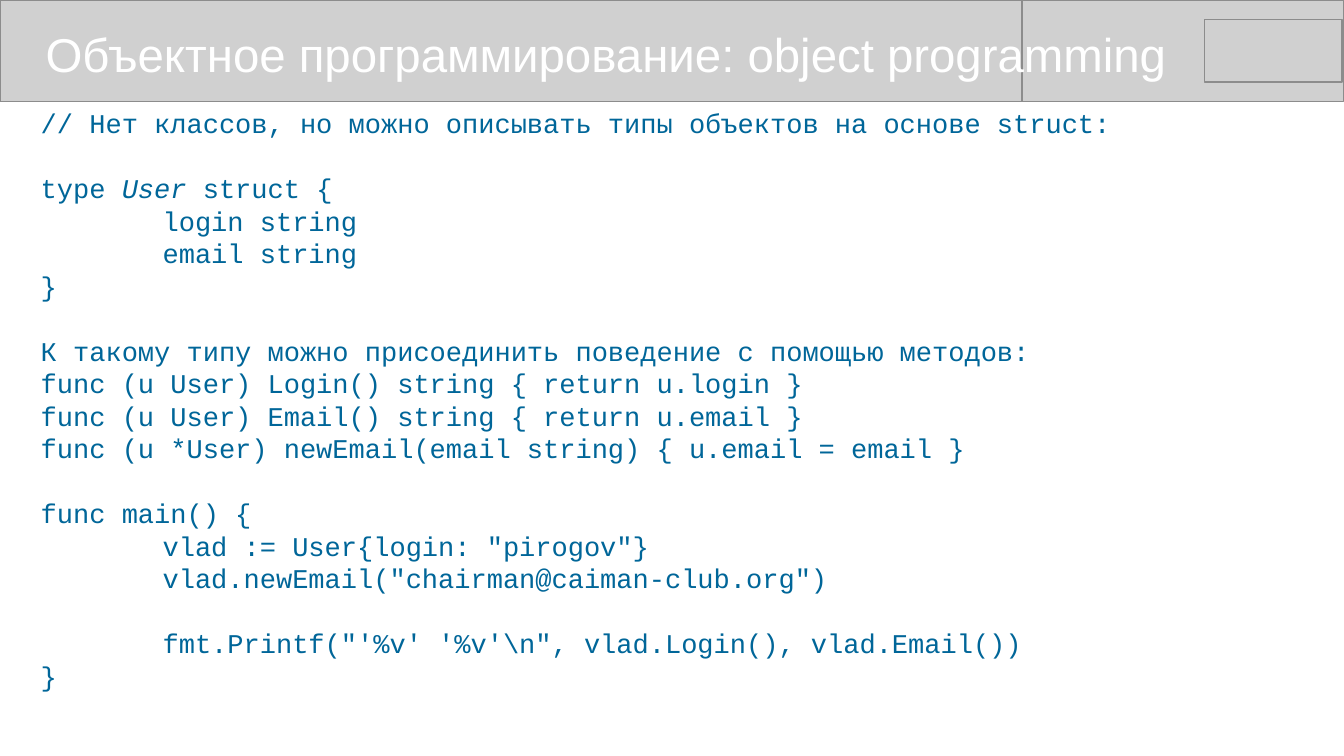
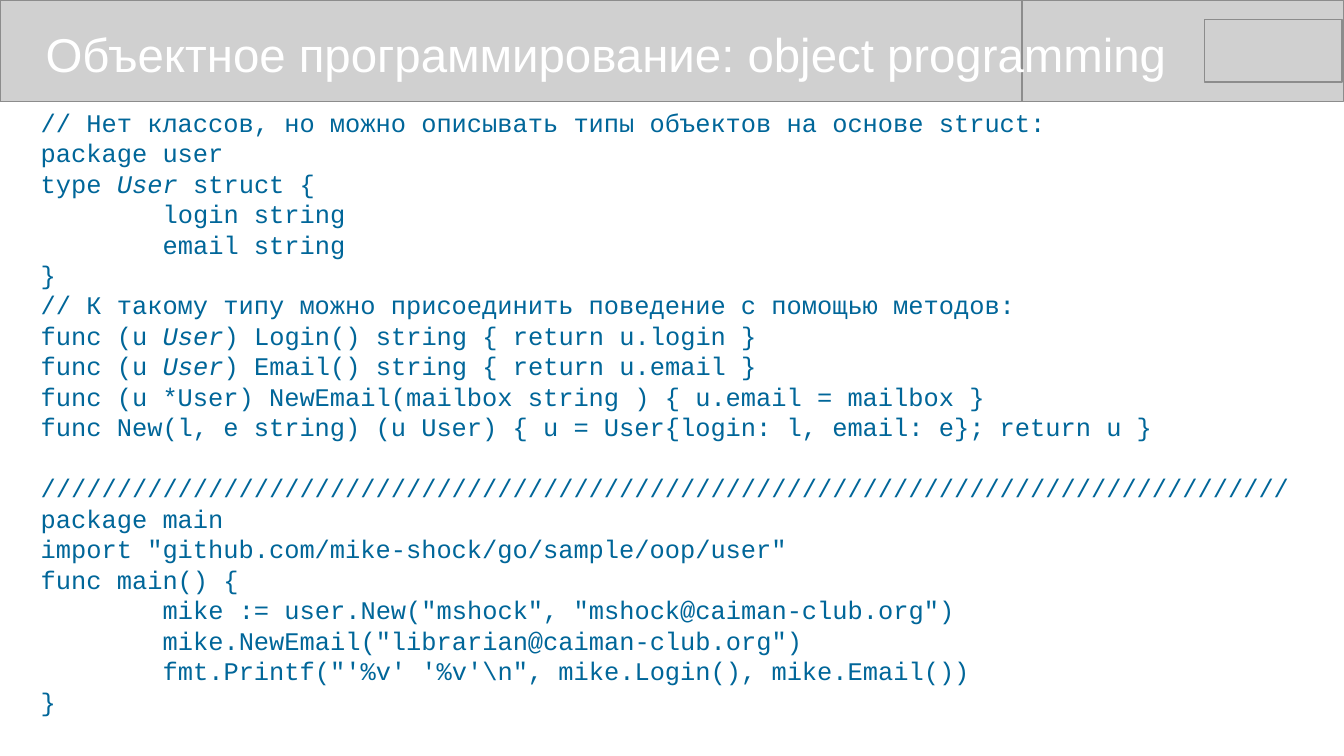
Before and after one commit to mike-shock/Go_language, a slide deck: slide 30 of Go_Review.odp. Drawn at 1344x756 pixels with LibreOffice and Linux fonts; fonts in the diff are those of the drawing; grey boxes stand for pictures. Boxes give left, top, right and bottom in pixels: in the first picture for what was removed or moved away, otherwise in the second. Text is boxed around its words. In the diff, an @@ line names an element or a change of style, - is before the commit and + after.

```diff
--- a/Go_Review.odp
+++ b/Go_Review.odp
@@ text at <box>41,113,1046,595</box>: size 16 to 15 pt in "// Нет классов, но можно описывать типы ...", "type User struct {", "login string", "email string" and 5 more places; italic on in "User)", "User)" @@
@@ text at <box>41,143,224,168</box>: paragraph added @@
+package user
@@ text at <box>86,297,1015,320</box>: text changed; size 16 to 15 pt @@
-К такому типу можно присоединить поведение с помощью методов:
+// К такому типу можно присоединить поведение с помощью методов:
@@ text at <box>41,387,1121,564</box>: text changed; size 16 to 15 pt @@
-func (u *User) newEmail(email string) { u.email = email }
+func (u *User) NewEmail(mailbox string ) { u.email = mailbox }
+func New(l, e string) (u User) { u = User{login: l, email: e}; return u }
+//////////////////////////////////////////////////////////////////////////////////
+package main
+import "github.com/mike-shock/go/sample/oop/user"
@@ text at <box>163,601,970,686</box>: text changed; size 16 to 15 pt @@
-vlad := User{login: "pirogov"}
-vlad.newEmail("chairman@caiman-club.org")
-fmt.Printf("'%v' '%v'\n", vlad.Login(), vlad.Email())
+mike := user.New("mshock", "mshock@caiman-club.org")
+mike.NewEmail("librarian@caiman-club.org")
+fmt.Printf("'%v' '%v'\n", mike.Login(), mike.Email())
```
Also in this commit, not shown: 9 other slides changed, 1 slide added, 1 other file.
